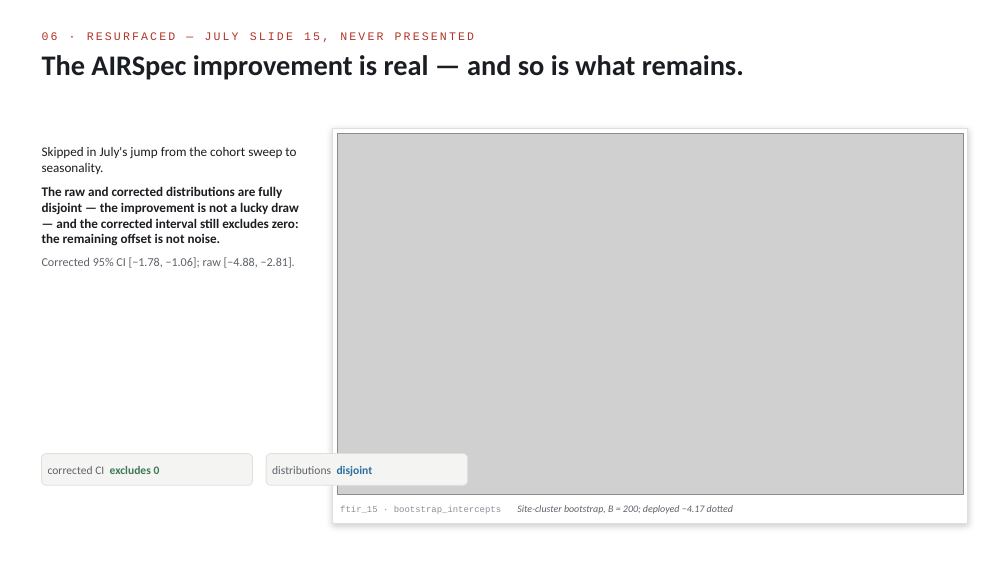
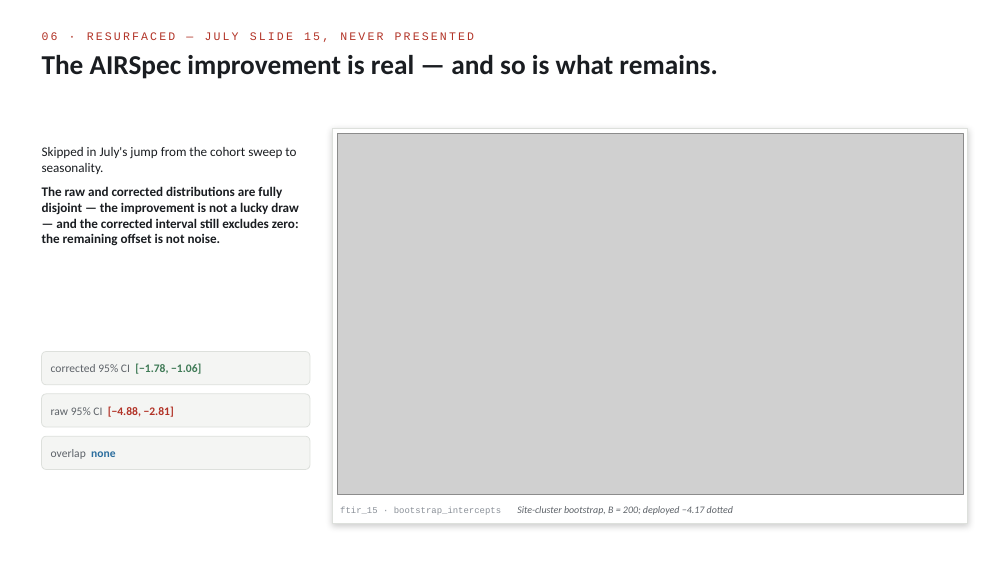
Before and after one commit to ahzs645/aethmodular, a slide deck: slide 8 of research/ftir_ec_phase3/deliverables/ann_briefing_2026-08-12.pptx. Drawn at 1008x567 pixels with LibreOffice and Linux fonts; fonts in the diff are those of the drawing; grey boxes stand for pictures. Boxes give left, top, right and bottom in pixels: in the first picture for what was removed or moved away, otherwise in the second. Text is boxed around its words. In the diff, an @@ line names an element or a change of style, - is before the commit and + after.

```diff
--- a/research/ftir_ec_phase3/deliverables/ann_briefing_2026-08-12.pptx
+++ b/research/ftir_ec_phase3/deliverables/ann_briefing_2026-08-12.pptx
@@ text "The AIRSpec improvement is real ..." at [42,55,717,79]: size 27 to 26 pt @@
@@ text at [42,257,295,268]: paragraph removed @@
-Corrected 95% CI [−1.78, −1.06]; raw [−4.88, −2.81].
@@ rounded rectangle: place and size @@
-rounded rectangle at [42,454,253,485]
+rounded rectangle at [42,352,310,385]
@@ rounded rectangle at [42,352,310,385]: proportions changed @@
@@ text at [51,363,201,374]: text changed @@
-corrected CI excludes 0
+corrected 95% CI [−1.78, −1.06]
@@ rounded rectangle at [42,394,310,427]: proportions changed @@
@@ rounded rectangle: place and size @@
-rounded rectangle at [266,454,468,485]
+rounded rectangle at [42,394,310,427]
@@ text added at [51,406,174,417], 11 pt, text #B23327, bold @@
+raw 95% CI [−4.88, −2.81]
@@ rounded rectangle added at [42,436,310,470], fill #F4F5F3, outline #DDE0DC 0.75 pt @@
@@ text added at [51,449,115,459], 11 pt, text #5E6369 @@
+overlap none
@@ text removed at [272,466,373,476] @@
-distributions disjoint
```
Also in this commit, not shown: 17 other slides changed, 1 other file.
